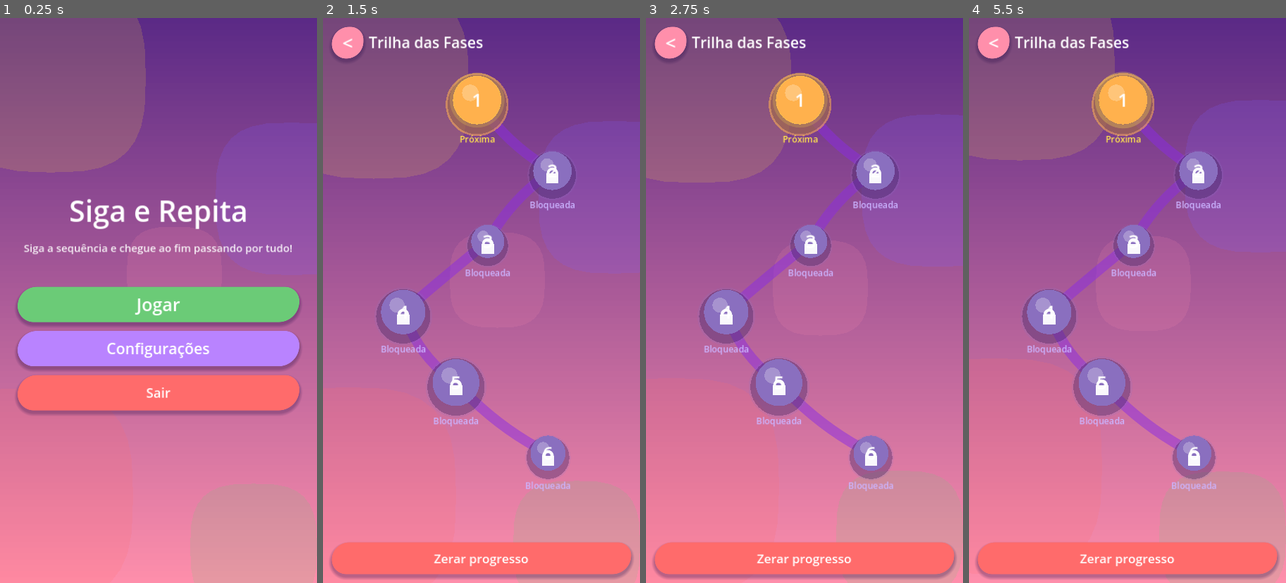
Above: before the commit, frames 1-4 (left to right).
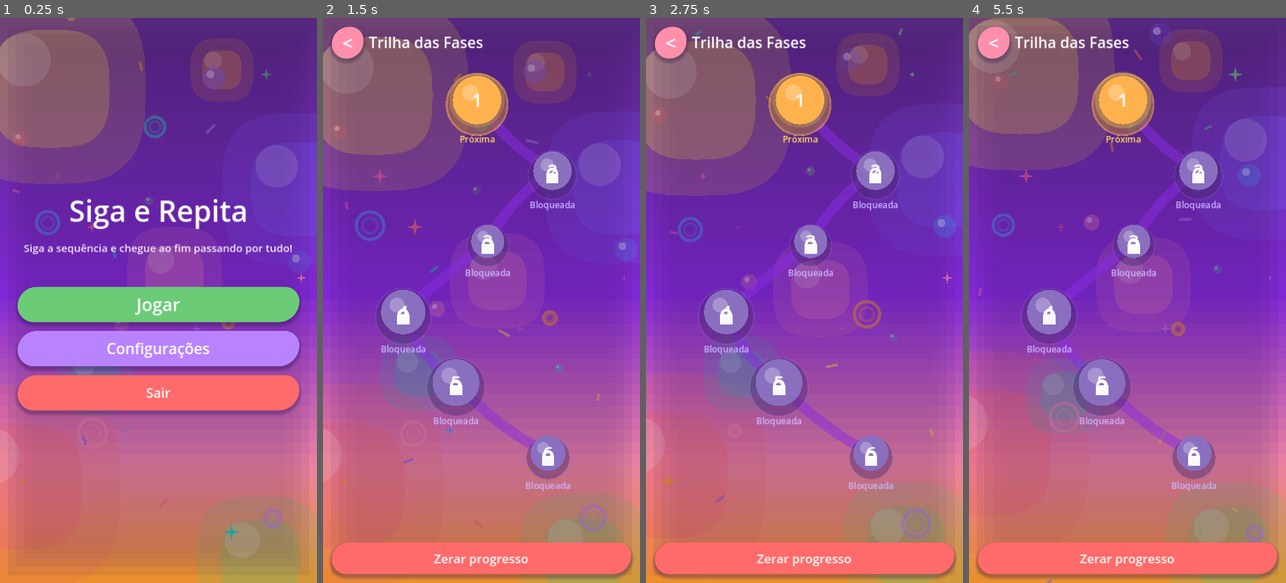
Above: after the commit, the same moments.

Repository: robertoaraujomf/Amarelo-Game-Siga-E-Repita
Game: Godot game, scene res://scenes/ui/MainMenu.tscn
Two runs of this game, one before a commit and one after it. Both use one fixed random seed, a clock stepped at 60 frames per second and the inputs below.
Inputs (mouse positions are in pixels of both pictures, inside the frame that each line leads up to):
- Up to frame 1 (0.25 s): no input
- Up to frame 2 (1.5 s): click "Jogar" at 0.5 s; move the mouse to (551, 272) at 1.27 s; hold Right (move_right) from 1.28 s (still down); click (551, 272) at 1.42 s
- Up to frame 3 (2.75 s): release Right (move_right) at 2 s; drag from (741, 328) to (788, 413) at 2.02 s
- Up to frame 4 (5.5 s): move the mouse to (1159, 176) at 2.77 s; hold Right (move_right) 2.78-3.5 s; drag from (1111, 413) to (1032, 215) at 3.52 s; move the mouse to (1222, 385) at 4.27 s; hold Left (move_left) 4.28-5 s; drag from (1032, 215) to (1079, 159) at 5.02 s

The runs differ from the first frame. In frame 1, 62% of the frame differs, in the area x 0-100%, y 0-100%; in frame 2, 67%; in frame 3, 67%; in frame 4, 69%.

Commit message:
feat: background animado arco-íris em todas as telas e botões com mais brilho

Diff:
--- a/scripts/ui/Background.gd
+++ b/scripts/ui/Background.gd
@@ -1,12 +1,25 @@
 class_name Background
 extends Control
-## Fundo gradiente colorido com "bolhas" organicas. Nunca usa branco/preto/cinza
-## como fundo: apenas tons de roxo, rosa, laranja e amarelo.
+## Fundo totalmente animado e colorido: gradiente vivo + formas orgánicas
+## em movimento (bolhas, blobs, estrelas, anéis, confetes, círculos).
+## Paleta arco-íris vibrante — nunca usa branco/preto/cinza como fundo.
 
-const TOP := Color("5b2a86")
-const BOTTOM := Color("ff8fab")
-const BANDS := 96
+const PALETTE: Array[Color] = [
+	Color("ffd93d"), # amarelo-sol
+	Color("7c5cff"), # violeta
+	Color("ff6b6b"), # coral
+	Color("6bcb77"), # verde-lima
+	Color("4d96ff"), # azul
+	Color("ff8fab"), # rosa
+	Color("2ec4b6"), # turquesa
+	Color("ff9f1c"), # laranja
+	Color("b983ff"), # lilás
+	Color("ff5da2"), # pink
+	Color("00d9c0"), # verde-água brilhante
+	Color("ffe24d"), # amarelo-brilho
+]
 
+const BANDS := 48
 var _time := 0.0
 
 
@@ -16,8 +29,8 @@
 	resized.connect(queue_redraw)
 
 
-func _process(_delta: float) -> void:
-	_time += _delta
+func _process(delta: float) -> void:
+	_time += delta
 	queue_redraw()
 
 
@@ -27,23 +40,95 @@
 	if w <= 0.0 or h <= 0.0:
 		return
 
+	# Gradiente vertical vivo (roxo → rosa → laranja no meio, via 3 paradas).
 	for i in BANDS:
 		var t := float(i) / float(BANDS)
-		var c := TOP.lerp(BOTTOM, t)
-		draw_rect(Rect2(0.0, h * t, w, h / BANDS + 1.5), c)
+		var c: Color
+		if t < 0.48:
+			c = Color("5b2a86").lerp(Color("8a2be2"), t / 0.48)
+		elif t < 0.78:
+			c = Color("8a2be2").lerp(Color("ff8fab"), (t - 0.48) / 0.30)
+		else:
+			c = Color("ff8fab").lerp(Color("ff9f1c"), (t - 0.78) / 0.22)
+		draw_rect(Rect2(0.0, h * t, w, h / BANDS + 2.0), c)
 
-	# Bolhas decorativas animadas, com brilho e cores vivas (nunca cinza/preto/branco).
-	_draw_blob(Vector2(w * 0.16, h * 0.10 + sin(_time * 0.8) * 30.0), w * 0.30, Color("ffd93d", 0.16))
-	_draw_blob(Vector2(w * 0.92, h * 0.30 + cos(_time * 0.6) * 26.0), w * 0.24, Color("7c5cff", 0.18))
-	_draw_blob(Vector2(w * 0.08, h * 0.82 + sin(_time * 0.7 + 1.3) * 34.0), w * 0.34, Color("ff6b6b", 0.16))
-	_draw_blob(Vector2(w * 0.80, h * 0.92 + cos(_time * 0.9) * 22.0), w * 0.20, Color("6bcb77", 0.16))
-	_draw_blob(Vector2(w * 0.55, h * 0.45 + sin(_time * 0.5) * 40.0), w * 0.15, Color("ff8fab", 0.14))
+	# Bolhas grandes lentas com brilho aninhado.
+	_draw_giant_blob(Vector2(w * 0.16, h * 0.12 + sin(_time * 0.8) * 34.0), w * 0.30, Color("ffd93d", 0.18))
+	_draw_giant_blob(Vector2(w * 0.94, h * 0.28 + cos(_time * 0.6) * 30.0), w * 0.24, Color("7c5cff", 0.20))
+	_draw_giant_blob(Vector2(w * 0.06, h * 0.80 + sin(_time * 0.7 + 1.3) * 38.0), w * 0.32, Color("ff6b6b", 0.18))
+	_draw_giant_blob(Vector2(w * 0.82, h * 0.94 + cos(_time * 0.9) * 24.0), w * 0.20, Color("6bcb77", 0.18))
+	_draw_giant_blob(Vector2(w * 0.55, h * 0.45 + sin(_time * 0.5) * 44.0), w * 0.15, Color("ff8fab", 0.16))
+	_draw_giant_blob(Vector2(w * 0.30, h * 0.65 + cos(_time * 0.75 + 2.0) * 30.0), w * 0.12, Color("2ec4b6", 0.16))
+	_draw_giant_blob(Vector2(w * 0.70, h * 0.08 + sin(_time * 1.1 + 0.6) * 20.0), w * 0.10, Color("ff9f1c", 0.16))
+
+	# Círculos sólidos flutuantes (tamanhos variados) subindo/deslizando.
+	for i in 7:
+		var col := PALETTE[i % PALETTE.size()]
+		var speed := 14.0 + float(i) * 7.0
+		var y := fmod(h * 0.15 + float(i) * h * 0.11 - _time * speed, h * 1.3) - h * 0.15
+		var x := w * (0.08 + 0.14 * float((i * 3 + 1) % 7)) + sin(_time * (0.5 + float(i) * 0.1) + float(i) * 1.7) * 26.0
+		var r := 10.0 + float((i * 17) % 3) * 8.0
+		_draw_bubble(Vector2(x, y), r, Color(col, 0.28 + 0.08 * sin(_time * 2.0 + float(i))))
+
+	# Anéis (donuts) coloridos, pulsando e girando.
+	for i in 5:
+		var col := PALETTE[(i + 4) % PALETTE.size()]
+		var cx := w * (0.12 + 0.19 * float(i)) + cos(_time * (0.4 + float(i) * 0.07) + float(i) * 2.1) * 22.0
+		var cy := h * (0.18 + 0.18 * float((i * 2 + 1) % 5)) + sin(_time * (0.55 + float(i) * 0.09) + float(i)) * 20.0
+		var rr := 22.0 + 10.0 * sin(_time * 1.3 + float(i) * 1.4)
+		if rr > 6.0:
+			draw_arc(Vector2(cx, cy), rr, 0.0, TAU, 48, Color(col, 0.55), 6.0, true)
+			draw_arc(Vector2(cx, cy), rr * 0.55, 0.0, TAU, 36, Color(col, 0.30), 4.0, true)
+
+	# Estrelinhas de 4 pontas cintilando.
+	for i in 9:
+		var col := PALETTE[(i + 2) % PALETTE.size()]
+		var tw := 0.5 + 0.5 * sin(_time * (2.0 + float(i) * 0.35) + float(i) * 2.4)
+		var cx := w * (0.07 + 0.11 * float((i * 5 + 2) % 9))
+		var cy := h * (0.10 + 0.09 * float((i * 7 + 3) % 10))
+		var s := (10.0 + 9.0 * tw) * (0.7 + 0.3 * sin(_time * 1.5 + float(i)))
+		_draw_sparkle(Vector2(cx, cy), s, Color(col, 0.25 + 0.55 * tw))
+
+	# Confetes retangulares caindo e girando.
+	for i in 10:
+		var col := PALETTE[(i + 6) % PALETTE.size()]
+		var fall := fmod(_time * (34.0 + float(i) * 5.0) + float(i) * 140.0, h + 80.0) - 40.0
+		var sway := sin(_time * 1.2 + float(i) * 1.9) * 22.0
+		var cx := w * (0.06 + 0.09 * float((i * 3 + 1) % 10)) + sway
+		var ang := _time * (1.2 + float(i) * 0.15) + float(i)
+		var len := 16.0 + float(i % 3) * 6.0
+		var wid := 6.0
+		var rect := Rect2(-len * 0.5, -wid * 0.5, len, wid)
+		var xform := Transform2D(ang, Vector2(cx, fall))
+		draw_set_transform_matrix(xform)
+		draw_rect(rect, Color(col, 0.50))
+		draw_set_transform_matrix(Transform2D.IDENTITY)
+
+	# Vignette colorida nas bordas (sombra violeta, nunca preta).
+	var steps := 5
+	for s in steps:
+		var t := float(s) / float(steps)
+		var inset := t * 90.0
+		var a := (1.0 - t) * 0.10
+		draw_rect(Rect2(inset, inset, w - inset * 2.0, h - inset * 2.0), Color("2a0f4a", a))
+
+
+## Blob gigante = preenche o squircle + núcleo mais opaco + brilho superior.
+func _draw_giant_blob(center: Vector2, radius: float, color: Color) -> void:
+	var r := maxf(radius, 20.0)
+	_draw_squircle(center, r, color)
+	_draw_squircle(center, r * 0.62, Color(color, minf(color.a + 0.10, 0.4)))
+	draw_circle(center + Vector2(-r * 0.28, -r * 0.30), r * 0.28, Color(1, 1, 1, 0.16))
 
 
 func _draw_blob(center: Vector2, radius: float, color: Color) -> void:
+	_draw_squircle(center, radius, color)
+
+
+func _draw_squircle(center: Vector2, radius: float, color: Color) -> void:
 	var n := 3.0
 	var pts := PackedVector2Array()
-	var count := 32
+	var count := 36
 	for i in count:
 		var a := TAU * float(i) / float(count) - PI / 2.0
 		var c := cos(a)
@@ -52,3 +137,18 @@
 		var y := signf(s) * pow(absf(s), 2.0 / n) * radius
 		pts.append(center + Vector2(x, y))
 	draw_colored_polygon(pts, color)
+
+
+func _draw_bubble(center: Vector2, r: float, color: Color) -> void:
+	draw_circle(center, r, color)
+	draw_circle(center + Vector2(-r * 0.3, -r * 0.3), r * 0.34, Color(1, 1, 1, 0.35))
+
+
+func _draw_sparkle(center: Vector2, s: float, color: Color) -> void:
+	var pts := PackedVector2Array()
+	var n := 8
+	for i in n:
+		var a := TAU * float(i) / float(n) - PI * 0.5
+		var rad := s if i % 2 == 0 else s * 0.28
+		pts.append(center + Vector2(cos(a), sin(a)) * rad)
+	draw_colored_polygon(pts, color)
